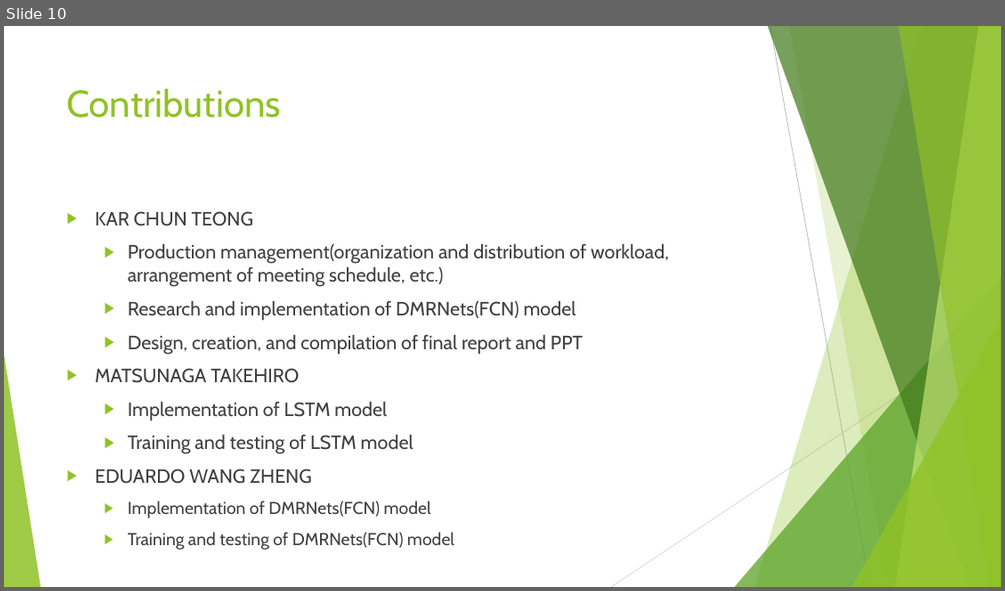
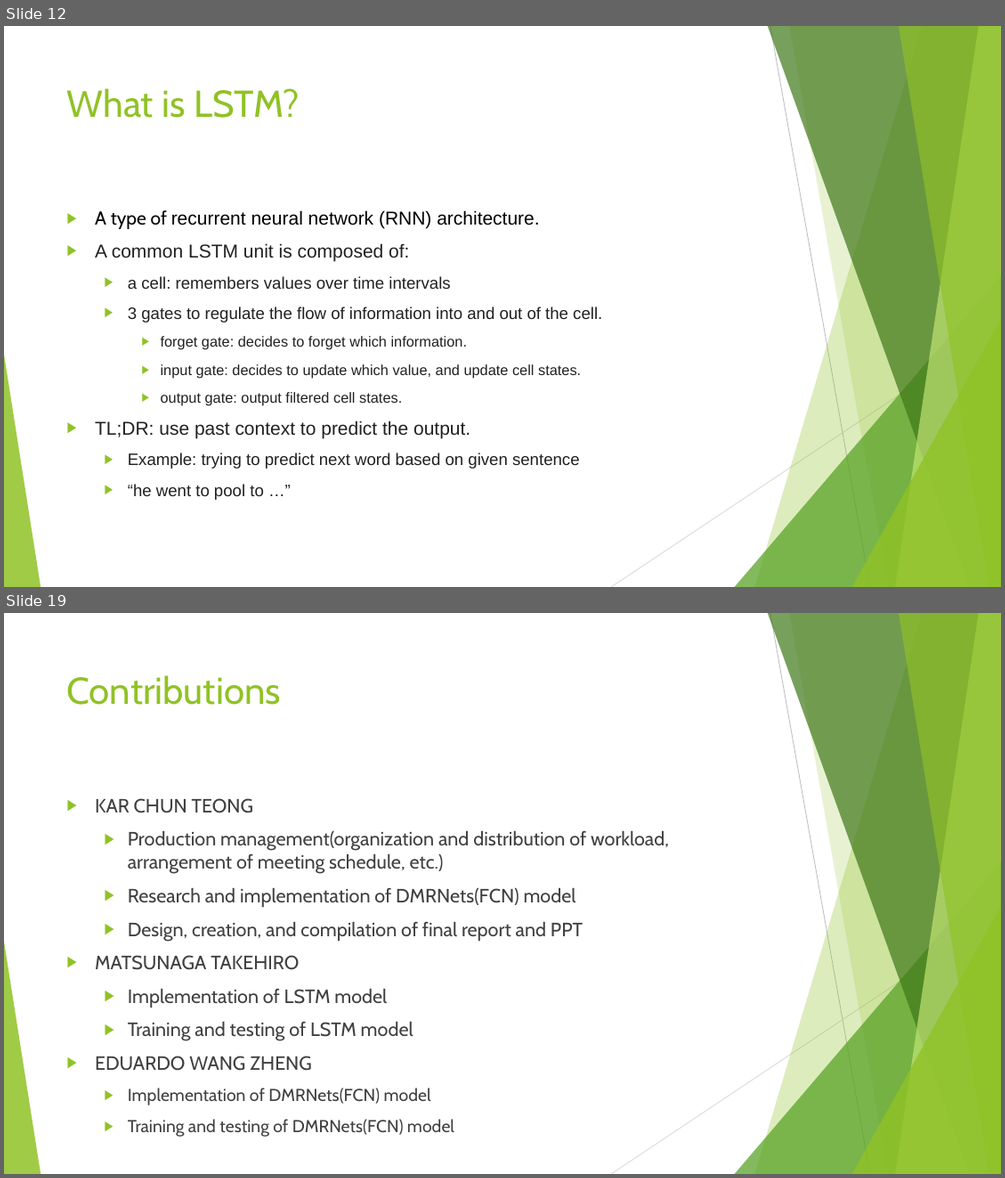
Before and after one commit to VongolaTeong/Multi-label-Classification-on-YouTube-8M, a slide deck: 518030990014.pptx. Shown one above the other, each under a label of ours: slide 10 before the commit, slides 12 and 19 after it; the slides between them are not shown. The pictures are 1005x591 and 1005x1178 pixels, drawn with LibreOffice and Linux fonts; fonts in the diff are those of the drawing. Boxes give left, top, right and bottom in pixels: in the first picture for what was removed or moved away, otherwise in the second. Text is boxed around its words. In the diff, an @@ line names an element or a change of style, - is before the commit and + after.

Commit message:
update ppt and report
add lstm and bilstm

```diff
--- a/518030990014.pptx
+++ b/518030990014.pptx
@@ slide 12 added at bbox=[4, 26, 1001, 587], background #FFFFFF; not listed: 10 template elements that a slide beside it also shows @@
@@ title added at bbox=[67, 88, 299, 118], 36 pt, text #90C226 @@
+What is LSTM?
@@ text added at bbox=[95, 210, 602, 499], 16 pt, text #202122 @@
+▶ A type of recurrent neural network (RNN) architecture.
+▶ A common LSTM unit is composed of:
+  ▶ a cell: remembers values over time intervals
+  ▶ 3 gates to regulate the flow of information into and out of the cell.
+    ▶ forget gate: decides to forget which information.
+    ▶ input gate: decides to update which value, and update cell states.
+    ▶ output gate: output filtered cell states.
+▶ TL;DR: use past context to predict the output.
+  ▶ Example: trying to predict next word based on given sentence
+  ▶ “he went to pool to …”
@@ what was slide 10 is now slide 19 @@
```
Also in this commit, not shown: 2 slides changed, 8 other slides added, 5 other files.
